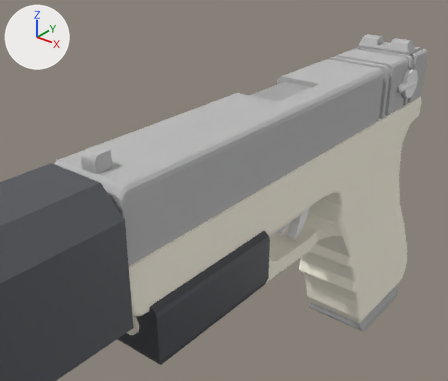
The Blender file Assets/Models/G18/G18.blend: old version first, new version second.
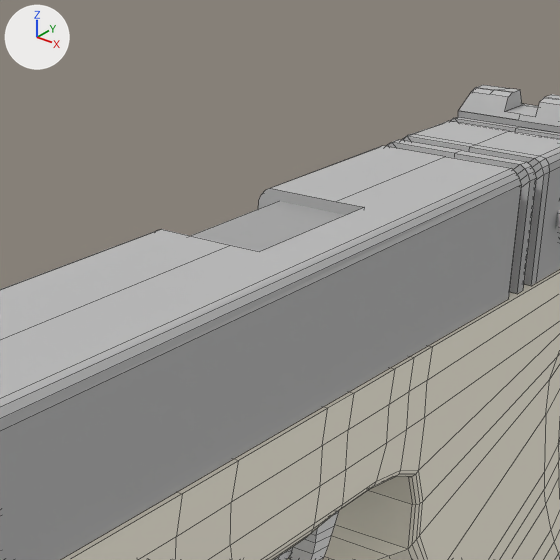
Each version appears first from a 50 mm lens placed at (0.1058, -0.1707, 0.1173), pointed at (-0.0052, -0.0319, 0.0313), and next in a close-up on the part from 38% to 89% of the width and 0% to 60% of the height. The lights are fixed; the arrows at upper left show +X, +Y and +Z. The close-ups show mesh edges as thin lines.

In view in the first close-up: 'Body', 'Port Cover', 'Slide', 'Trigger'.
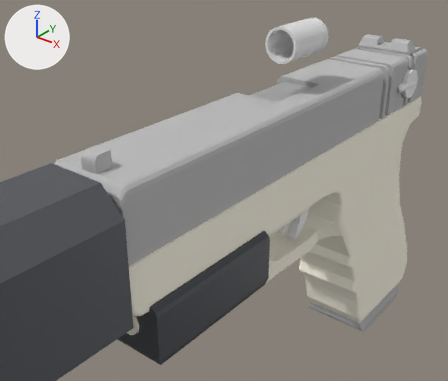
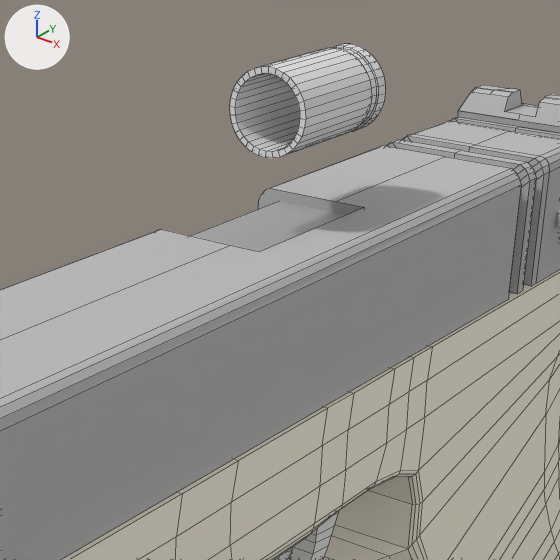
The edits, one by one:
Mesh me_cylinder_001 is new.
It has 320 vertices, 290 faces and spans x -0.0057..0.0057, y -0.0096..0.0096, z -0.0057..0.0057.
Object 'Shell' (ob_shell) is new; it shows me_cylinder_001.
Its location is (0.0, -0.0011, 0.0742).

Changed parts and their boxes [x1, y1, x2, y2] in the close-ups (560 x 560 px):
'Shell', added
    after: [230, 44, 385, 158]
